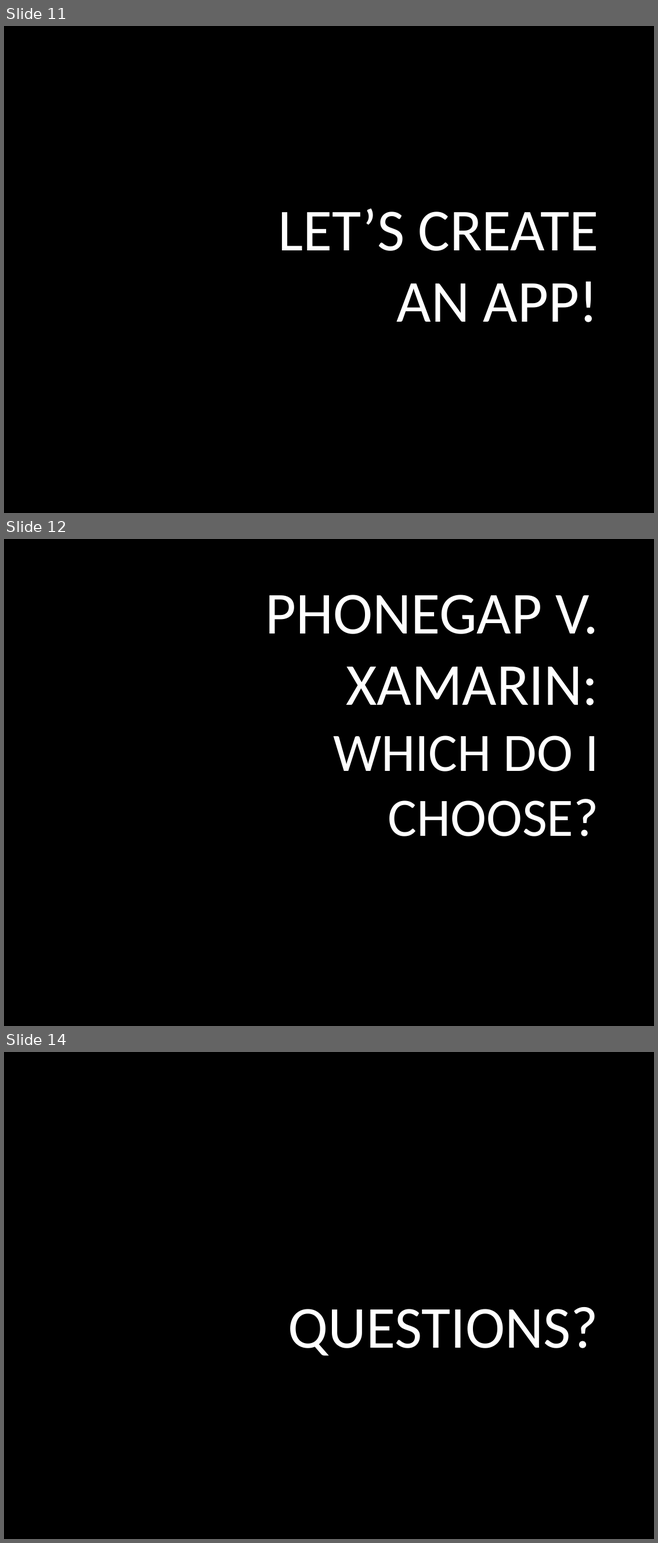
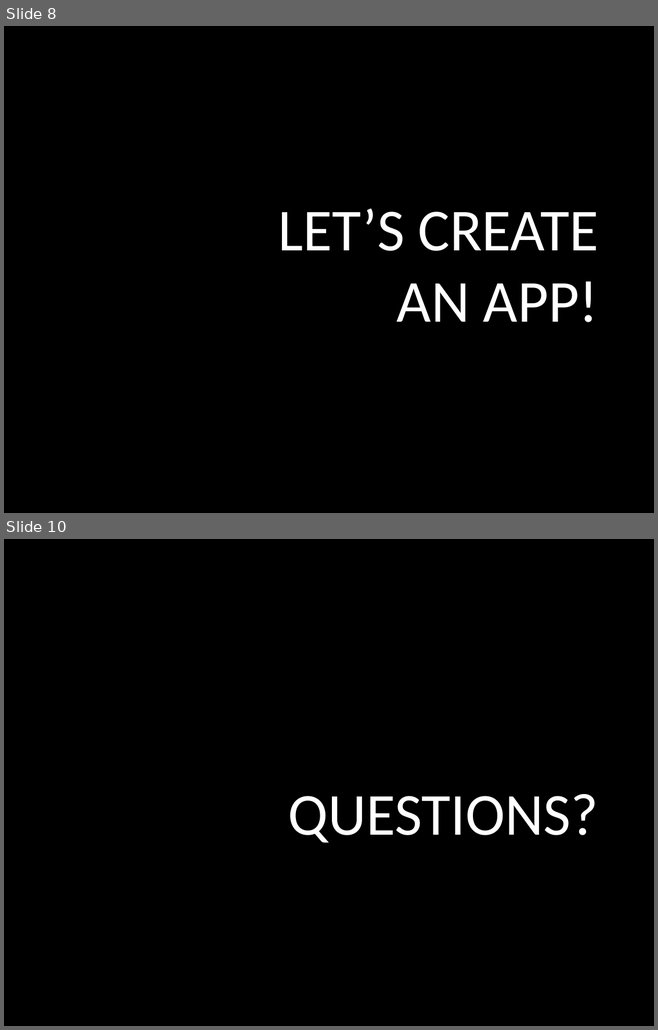
Before and after one commit to jerrelblankenship/Presentations, a slide deck: Xamarin/DaytonDevelopersGroup2013/Xamarin.pptx. Shown one above the other, each under a label of ours: slides 11, 12 and 14 before the commit, slides 8 and 10 after it; the slides between them are not shown. The pictures are 658x1543 and 658x1030 pixels, drawn with LibreOffice and Linux fonts; fonts in the diff are those of the drawing; background and template pictures are left out. Boxes give left, top, right and bottom in pixels: in the first picture for what was removed or moved away, otherwise in the second. Text is boxed around its words. In the diff, an @@ line names an element or a change of style, - is before the commit and + after.

```diff
--- a/Xamarin/DaytonDevelopersGroup2013/Xamarin.pptx
+++ b/Xamarin/DaytonDevelopersGroup2013/Xamarin.pptx
@@ slide 12 removed at (4,539,654,1026), background picture (left out) @@
@@ title removed at (265,595,598,837) @@
-PHONEGAP V. XAMARIN:
-WHICH DO I CHOOSE?
@@ what was slide 11 is now slide 8 @@
@@ what was slide 14 is now slide 10 @@
```
Also in this commit, not shown: 7 slides changed, 1 slide added, 5 other slides removed.
